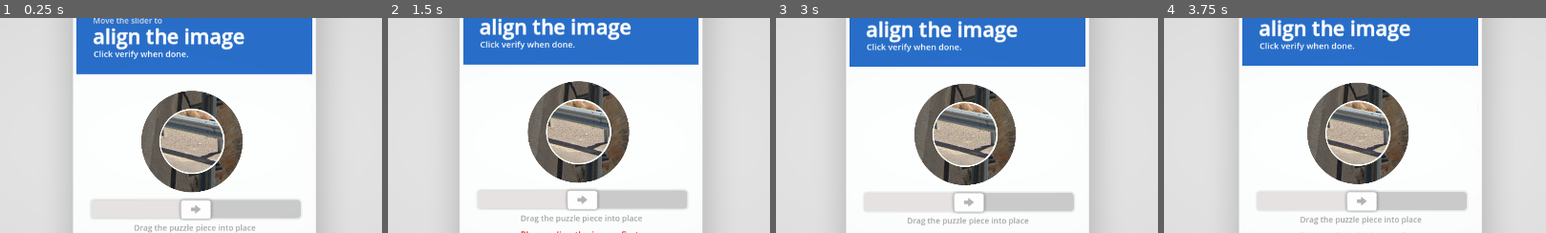
Above: before the commit, frames 1-4 (left to right).
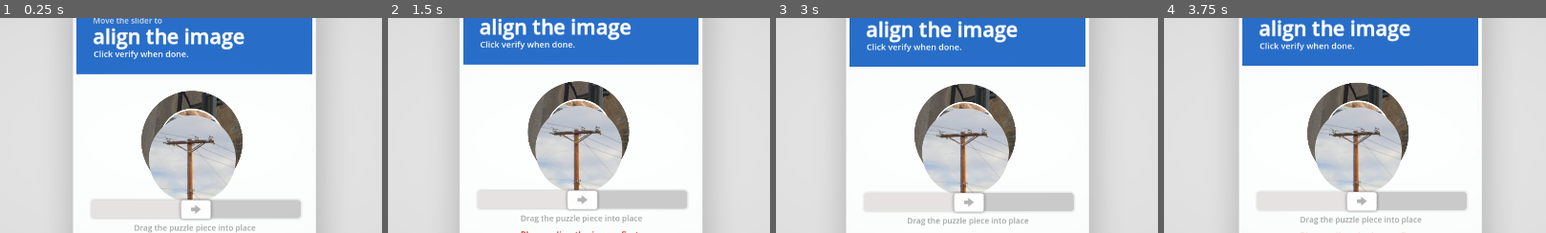
Above: after the commit, the same moments.

Repository: NonsenseNH/CaptchaWare
Game: Godot game, scene res://scenes/test_microgame.tscn
Two runs of this game, one before a commit and one after it. Both use one fixed random seed, a clock stepped at 60 frames per second and the inputs below. This scene is started directly instead of the project's main scene. Sound files missing from this copy of the repository are replaced by a short silence.
Inputs (mouse positions are % of the whole screen's width and height, from its top left):
- Up to frame 1 (0.25 s): no input
- Up to frame 2 (1.5 s): click "VERIFY" at 0.5 s; click "VERIFY" at 1.25 s
- Up to frame 3 (3 s): click "VERIFY" at 2 s; tap Enter at 2.75 s; move the mouse to (72, 45) at 2.77 s; press the mouse at (72, 45) at 2.78 s
- Up to frame 4 (3.75 s): release the mouse at (72, 45) at 3.5 s; tap Space at 3.5 s; drag from (30, 55) to (45, 70) at 3.52 s
The pictures show only the part of the screen within x 25-75%, y 21-71%; the shares and areas given below are measured in that part.

The runs differ from the first frame. In frame 1, 6.9% of the frame differs, in the area x 39-62%, y 45-85%; in frame 2, 6.9%; in frame 3, 6.9%, in the area x 38-61%, y 42-82%; in frame 4, 6.9%.

Commit message:
working on "correct way up"

Diff:
--- a/scenes/test_microgame.tscn
+++ b/scenes/test_microgame.tscn
@@ -8,6 +8,8 @@
 [ext_resource type="Texture2D" uid="uid://c3p1teu1ilhf" path="res://sprites/captcha_tab.png" id="7_tt0xq"]
 [ext_resource type="Texture2D" uid="uid://cy2tf1ed020ki" path="res://sprites/captcha_bar.png" id="8_wxqbu"]
 [ext_resource type="Theme" uid="uid://cu51pqcwmnm0l" path="res://captcha_theme.tres" id="9_0la4d"]
+[ext_resource type="Texture2D" uid="uid://bn2snna3q6d1c" path="res://sprites/align_circle/circle_2.png" id="9_so1f2"]
+[ext_resource type="Texture2D" uid="uid://djylc50xgdxpv" path="res://sprites/align_circle/images/1.png" id="10_8thrs"]
 [ext_resource type="Texture2D" uid="uid://bjtsmdu6p8j4o" path="res://sprites/shadow.png" id="10_exop1"]
 [ext_resource type="FontFile" uid="uid://bqkbtlxbjg48r" path="res://font/Futura Book font.ttf" id="11_eq5xm"]
 [ext_resource type="Script" uid="uid://hl3ajv8krgk6" path="res://scripts/health_attempts.gd" id="12_2ebhr"]
@@ -184,9 +186,9 @@
 anchor_right = 0.5
 anchor_bottom = 0.5
 offset_left = -20.0
-offset_top = 31.73497
+offset_top = 102.73497
 offset_right = 410.0
-offset_bottom = 605.0
+offset_bottom = 534.0
 grow_horizontal = 2
 grow_vertical = 2
 pivot_offset = Vector2(216, 333)
@@ -334,11 +336,31 @@
 anchor_bottom = 1.0
 offset_left = 8.0
 offset_top = 146.0
-offset_right = -8.0
+offset_right = -11.0
 offset_bottom = -8.0
 grow_horizontal = 2
 grow_vertical = 2
 mouse_filter = 2
+
+[node name="faceRightUp" type="Control" parent="MicrogameGameplay/window/captcha_window/curGame"]
+anchors_preset = 0
+offset_right = 411.0
+offset_bottom = 277.265
+
+[node name="circle" type="Sprite2D" parent="MicrogameGameplay/window/captcha_window/curGame/faceRightUp"]
+clip_children = 1
+z_index = 1
+position = Vector2(204, 141.26501)
+scale = Vector2(0.7172565, 0.7172565)
+texture = ExtResource("9_so1f2")
+
+[node name="image" type="TextureRect" parent="MicrogameGameplay/window/captcha_window/curGame/faceRightUp/circle"]
+offset_left = -107.0
+offset_top = -107.0
+offset_right = 107.0
+offset_bottom = 107.0
+texture = ExtResource("10_8thrs")
+expand_mode = 1
 
 [node name="shadow" type="TextureRect" parent="MicrogameGameplay/window/captcha_window"]
 self_modulate = Color(0, 0, 0, 0.2509804)
--- a/scripts/microgames/microgames.json
+++ b/scripts/microgames/microgames.json
@@ -124,6 +124,18 @@
 			"slowGame": false,
 			"staticTimer" : false,
 			"noTimer" : false
+		},
+		"faceRightUp":{
+			"instructionsBig" : "correct way up",
+			"InstructionsSmall" : "Rotate the circle the--Click verify when all circles are aligned.",
+			"referenceImage" : "",
+			"errorMessage" : "Please align the image first.",
+			"Length": 431.265,
+			"Width": 430.0,
+			"BonusTime": 0,
+			"slowGame": false,
+			"staticTimer" : false,
+			"noTimer" : false
 		}
 	},
 	"microgame_pool" :{
Not shown: 1 places in scenes/test_microgame.tscn that only renumber resources
Binary file added: sprites/face_right_up/arrow.png
Not shown, added: sprites/face_right_up/arrow.png.import
